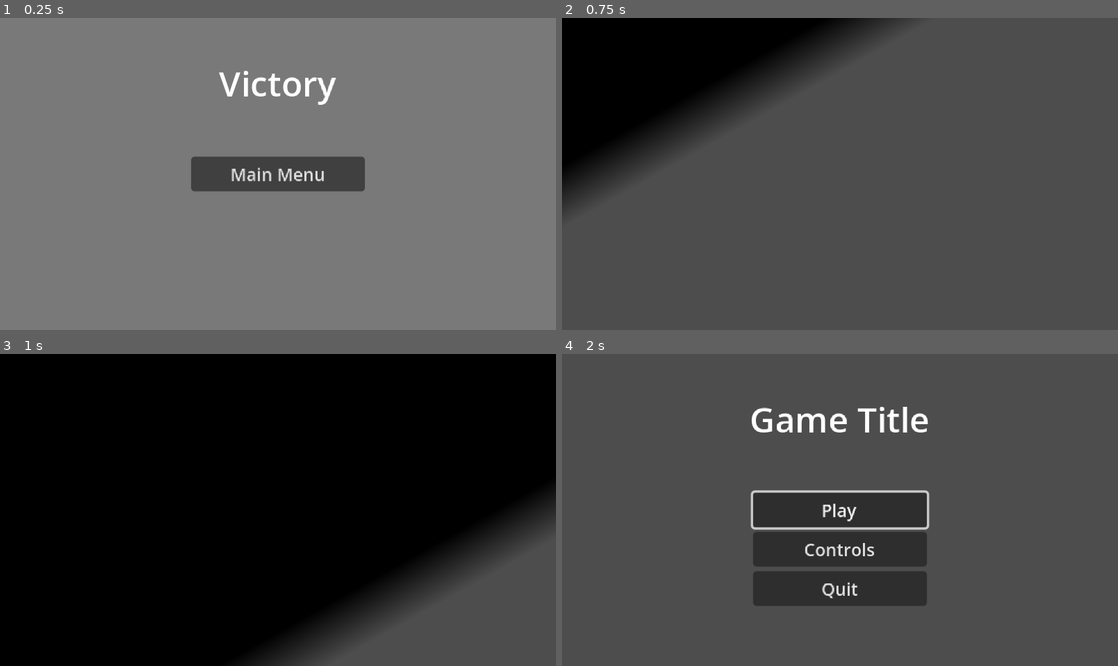
Above: before the commit, frames 1-4 (two rows, left to right).
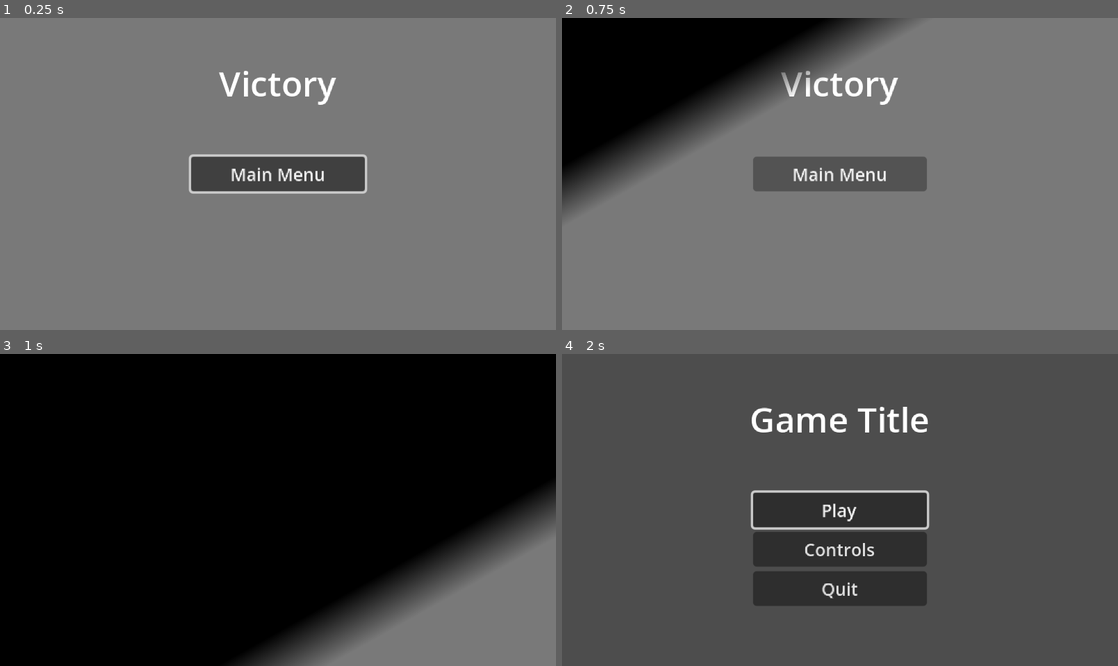
Above: after the commit, the same moments.

Repository: mateuslfelicio/DCC148-GameDev
Game: Godot game, scene res://scenes/win_screen.tscn
Same seed, same stepped clock (60 frames per second), same inputs: the game is played once before the commit and once after it. This scene is started directly instead of the project's main scene.
Inputs:
- Up to frame 1 (0.25 s): no input
- Up to frame 2 (0.75 s): click "Main Menu" at 0.5 s
- Up to frame 3 (1 s): no input
- Up to frame 4 (2 s): click "Play" at 1.25 s

The runs differ from the first frame. In frame 1, 0.7% of the frame differs, in the area x 33-67%, y 43-57%; in frame 2, 80%, in the area x 0-100%, y 0-100%; in frame 3, 13%; in frame 4, nothing differs.

Commit message:
Corrige tela de derrota: chama ao morrer e não deixa o jogo pausado

Diff:
--- a/katana-1/scenes/defeat_screen.tscn
+++ b/katana-1/scenes/defeat_screen.tscn
@@ -65,6 +65,5 @@
 theme_override_font_sizes/font_size = 15
 text = "Main Menu"
 
-[connection signal="visibility_changed" from="Panel" to="." method="_on_panel_visibility_changed"]
 [connection signal="pressed" from="VBoxContainer/Resume" to="." method="_on_resume_pressed"]
 [connection signal="pressed" from="VBoxContainer/Quit" to="." method="_on_quit_pressed"]
--- a/katana-1/scenes/win_screen.tscn
+++ b/katana-1/scenes/win_screen.tscn
@@ -66,6 +66,5 @@
 theme_override_font_sizes/font_size = 15
 text = "Main Menu"
 
-[connection signal="visibility_changed" from="Panel" to="." method="_on_panel_visibility_changed"]
 [connection signal="pressed" from="VBoxContainer/Resume" to="." method="_on_resume_pressed"]
 [connection signal="pressed" from="VBoxContainer/Quit" to="." method="_on_quit_pressed"]
--- a/katana-1/scripts/defeat_screen.gd
+++ b/katana-1/scripts/defeat_screen.gd
@@ -1,25 +1,27 @@
 extends Control
 
+## Tela de fim de jogo (usada pela derrota e pela vitoria).
+
 const main_menu = "res://scenes/main_menu.tscn"
+const game_scene = "res://scenes/game.tscn"
+
+@onready var play_again: Button = $VBoxContainer/Resume
+@onready var quit: Button = $VBoxContainer/Quit
+
 
 func _ready() -> void:
-	process_mode = Node.PROCESS_MODE_ALWAYS
+	# Garante que o jogo nao fique pausado ao chegar nesta tela
+	get_tree().paused = false
 
-func _on_panel_visibility_changed() -> void:
-	get_tree().paused = visible
+	if play_again.visible:
+		play_again.grab_focus()
+	else:
+		quit.grab_focus()
 
-func _unhandled_input(event: InputEvent) -> void:
-	if event.is_action_pressed("ui_cancel"):
-		visible = !visible
 
 func _on_resume_pressed() -> void:
-	visible = false
-	var scene = load("res://scenes/game.tscn")
-	SceneManager.changeSceneTo(scene)
+	SceneManager.changeSceneTo(load(game_scene))
+
 
 func _on_quit_pressed() -> void:
-	visible = false
-	print(visible)
-	get_tree().paused = false
-	var scene = load(main_menu)
-	SceneManager.changeSceneTo(scene)
+	SceneManager.changeSceneTo(load(main_menu))
--- a/katana-1/scripts/hud.gd
+++ b/katana-1/scripts/hud.gd
@@ -1,6 +1,9 @@
 extends CanvasLayer
 
 ## Barras de vida do jogador e do boss, e a mensagem de fim de luta.
+
+## Tempo entre a morte do jogador e a tela de derrota.
+const DEFEAT_DELAY := 1.2
 
 @onready var player_bar: ProgressBar = $PlayerBar
 @onready var boss_bar: ProgressBar = $BossBar
@@ -34,7 +37,6 @@
 
 
 func _call_defeat() -> void:
-	var scene = load("res://scenes/defeat_screen.tscn")
-	print(scene)
-
-	SceneManager.changeSceneTo(scene)
+	# Deixa a animacao de morte aparecer antes de trocar de cena
+	await get_tree().create_timer(DEFEAT_DELAY).timeout
+	SceneManager.changeSceneTo(load("res://scenes/defeat_screen.tscn"))
--- a/katana-1/scripts/transition.gd
+++ b/katana-1/scripts/transition.gd
@@ -4,6 +4,8 @@
 var mat: ShaderMaterial
 
 func _ready() -> void:
+	# A transicao precisa rodar mesmo com o jogo pausado (ex.: trocar de cena pelo menu de pause)
+	process_mode = Node.PROCESS_MODE_ALWAYS
 	mat = rect.material as ShaderMaterial
 	mat.set_shader_parameter("progress", 0.0)
 	mat.set_shader_parameter("reverse", false)
@@ -30,4 +32,3 @@
 	rect.visible = false
 	mat.set_shader_parameter("reverse", false)
 	mat.set_shader_parameter("progress", 0.0)
-	print(get_tree().paused)
